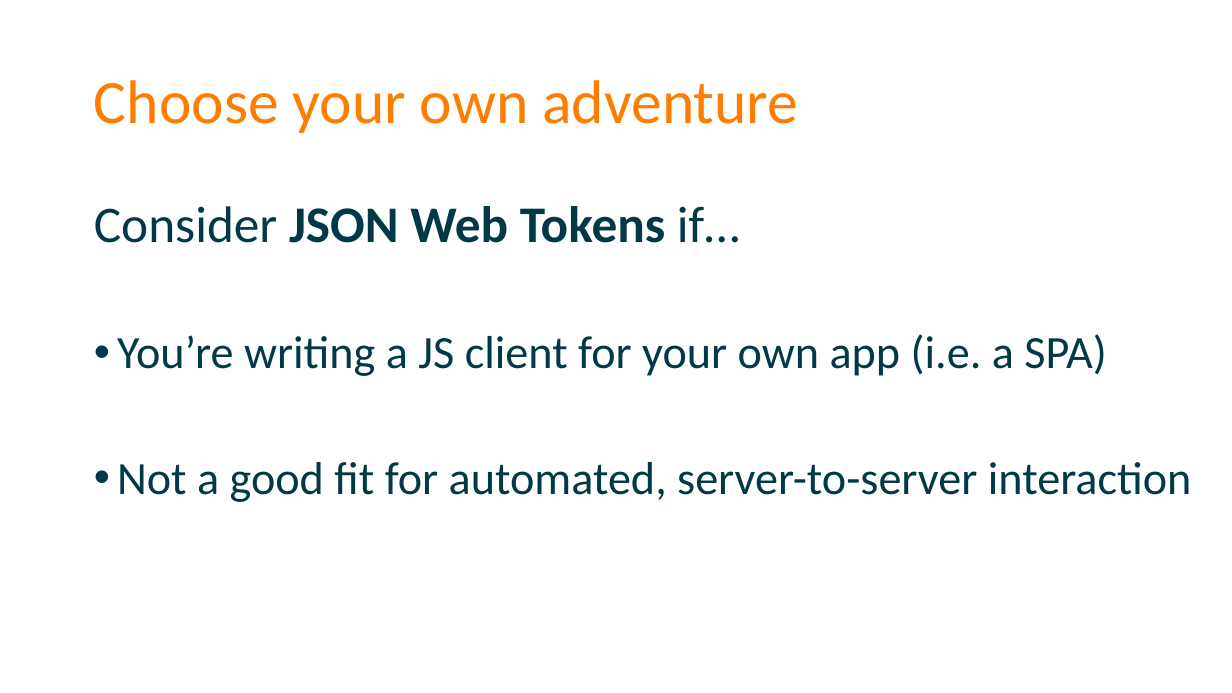
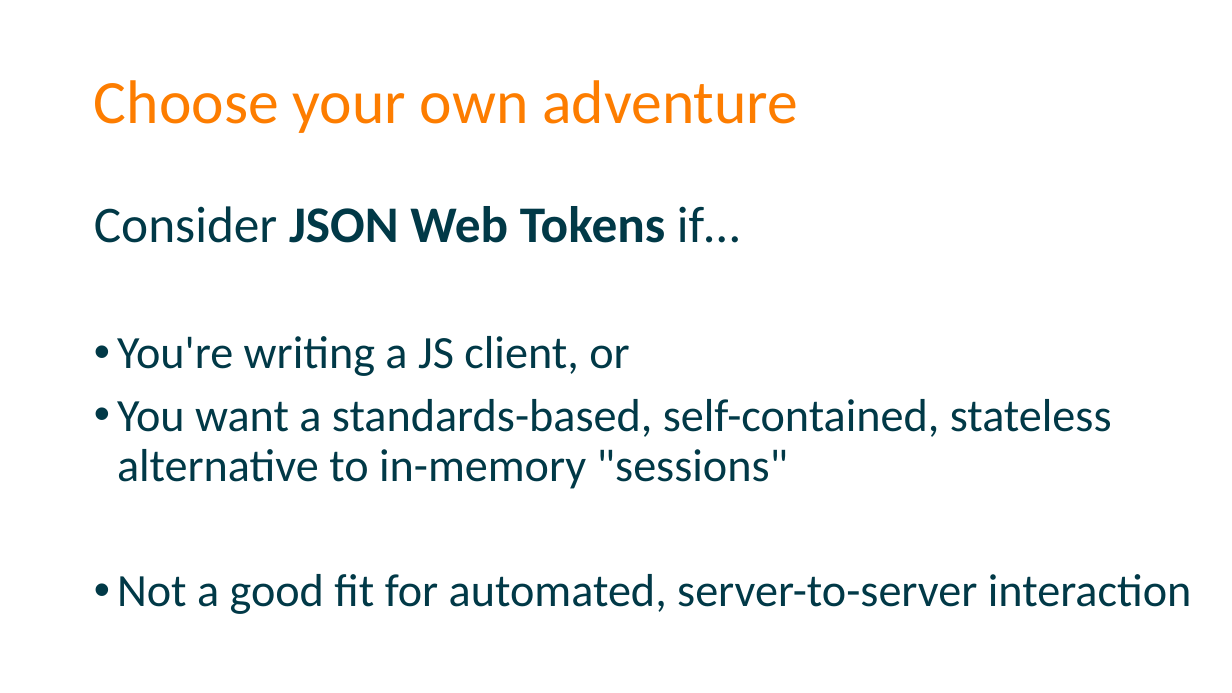
Before and after one commit to spetryjohnson/Securing-Your-API-Endpoints, a slide deck: slide 75 of Securing Your API Endpoints.pptx. Drawn at 1232x693 pixels with LibreOffice and Linux fonts; fonts in the diff are those of the drawing. Boxes give left, top, right and bottom in pixels: in the first picture for what was removed or moved away, otherwise in the second. Text is boxed around its words. In the diff, an @@ line names an element or a change of style, - is before the commit and + after.

Commit message:
Tweaks to final session. Mostly narrative improvements

```diff
--- a/Securing Your API Endpoints.pptx
+++ b/Securing Your API Endpoints.pptx
@@ text at [117, 336, 1112, 489]: text changed @@
-• You’re writing a JS client for your own app (i.e. a SPA)
+• You're writing a JS client, or
+• You want a standards-based, self-contained, stateless alternative to in-memory "sessions"
```
Also in this commit, not shown: 8 other slides changed, 1 other file.
